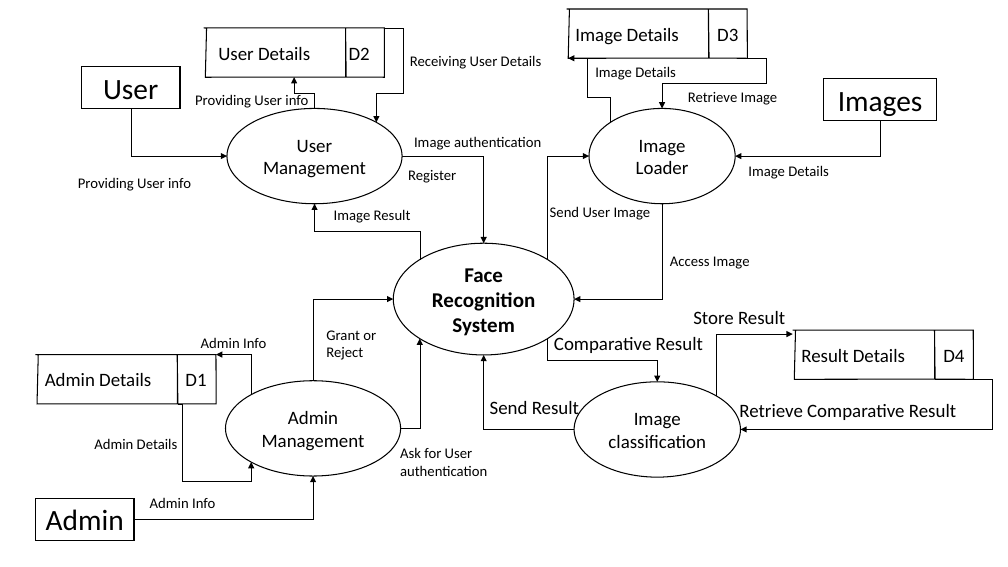
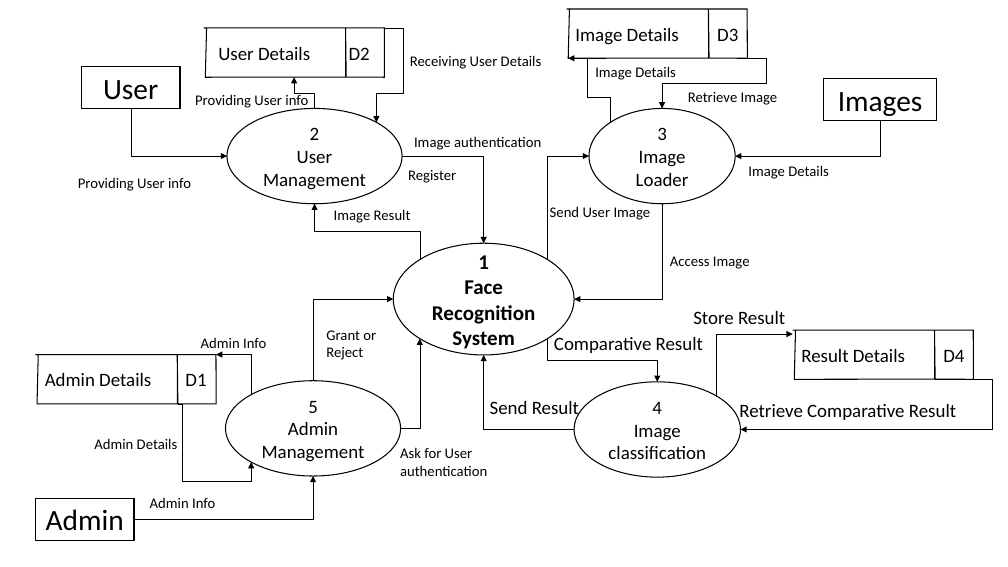
Before and after one commit to sayan801/facerecognizer, a slide deck: slide 2 of report/DFD_FaceRecognition.pptx. Drawn at 1008x567 pixels with LibreOffice and Linux fonts; fonts in the diff are those of the drawing. Boxes give left, top, right and bottom in pixels: in the first picture for what was removed or moved away, otherwise in the second. Text is boxed around its words. In the diff, an @@ line names an element or a change of style, - is before the commit and + after.

```diff
--- a/report/DFD_FaceRecognition.pptx
+++ b/report/DFD_FaceRecognition.pptx
@@ text in ellipse at [310, 127, 320, 140]: paragraph added @@
+2
@@ text in ellipse at [657, 127, 667, 140]: paragraph added @@
+3
@@ text in ellipse at [478, 255, 489, 269]: paragraph added @@
+1
@@ text in ellipse at [308, 401, 318, 413]: paragraph added @@
+5
@@ text in ellipse at [652, 402, 662, 414]: paragraph added @@
+4
```
Also in this commit, not shown: 3 slides added, 1 slide removed.
